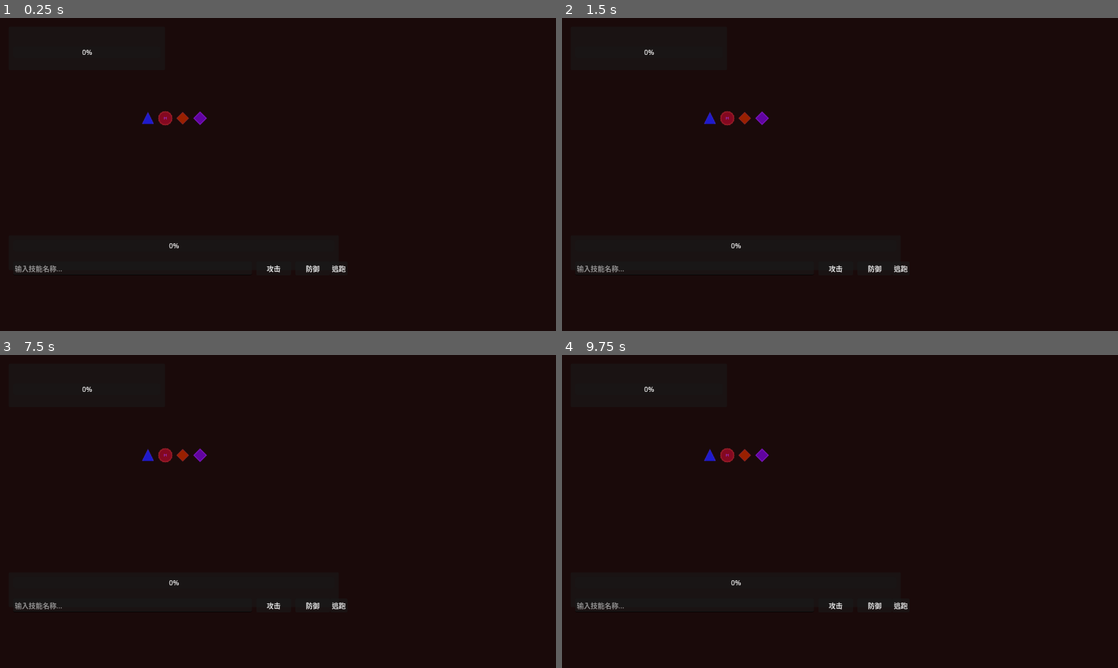
Above: before the commit, frames 1-4 (two rows, left to right).
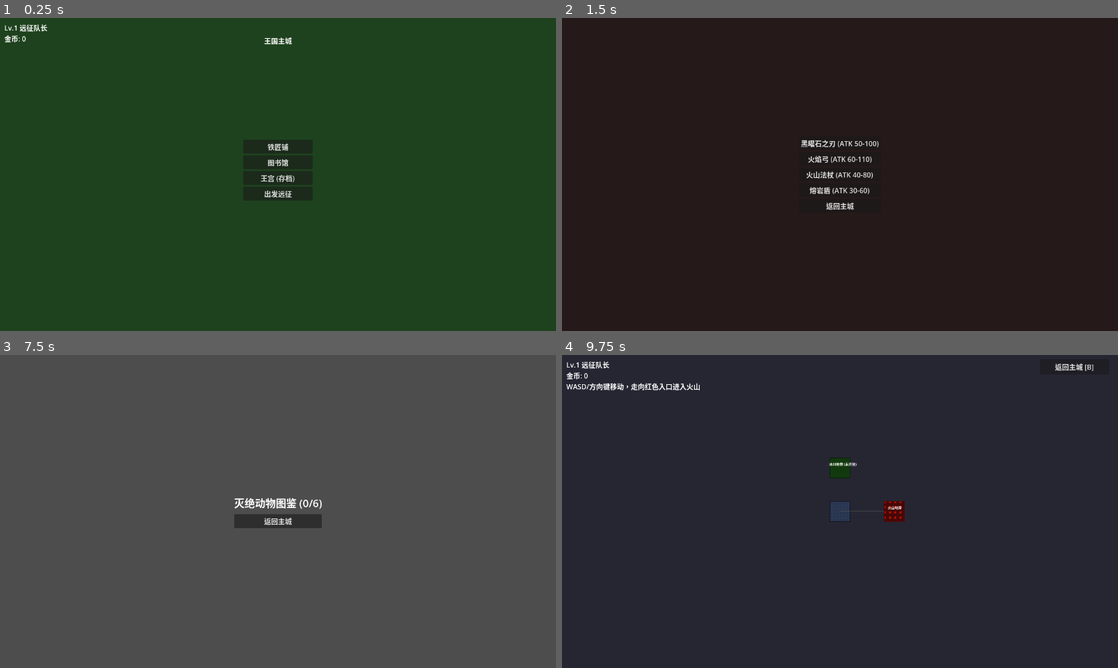
Above: after the commit, the same moments.

Repository: Dzcdzc2001/vibejam2026
Game: Godot game, scene res://scenes/battle_scene.tscn
Same seed, same stepped clock (60 frames per second), same inputs: the game is played once before the commit and once after it. This scene is started directly instead of the project's main scene.
Inputs (mouse positions are in pixels of both pictures, inside the frame that each line leads up to):
- Up to frame 1 (0.25 s): no input
- Up to frame 2 (1.5 s): click (834, 268) at 0.5 s, where only the run before the commit has a clickable "攻击"; click (840, 146) at 1.25 s, where only the run after the commit has a clickable "铁匠铺"
- Up to frame 3 (7.5 s): click (278, 480) at 2 s, where only the run after the commit has a clickable "黑曜石之刃 (ATK 50-100)"; click (311, 605) at 2.75 s, where only the run before the commit has a clickable "防御"; click (278, 495) at 3.5 s, where only the run after the commit has a clickable "火焰弓 (ATK 60-110)"; click (339, 605) at 4.25 s, where only the run before the commit has a clickable "逃跑"; click (278, 511) at 5 s, where only the run after the commit has a clickable "火山法杖 (ATK 40-80)"; click (278, 527) at 5.75 s, where only the run after the commit has a clickable "熔岩盾 (ATK 30-60)"; click (278, 542) at 6.5 s, where only the run after the commit has a clickable "返回主城"; click (278, 498) at 7.25 s, where only the run after the commit has a clickable "图书馆"
- Up to frame 4 (9.75 s): click (840, 520) at 8 s, where only the run after the commit has a clickable "返回主城"; click (840, 514) at 8.75 s, where only the run after the commit has a clickable "王宫 (存档)"; click (840, 530) at 9.5 s, where only the run after the commit has a clickable "出发远征"

The runs differ from the first frame. In frame 1, 100% of the frame differs, in the area x 0-100%, y 0-100%; in frame 2, 1.3%; in frame 3, 100%; in frame 4, 100%.
Error before the commit: Parse Error: Too many arguments for "get()" call. Expected at most 1 but received 2. (res://scripts/scenes/battle_scene.gd:20)

Commit message:
fix: Resource.get() takes 1 arg, fix property mapping current_ -> base_

Diff:
--- a/bianjingyuanzheng/scripts/scenes/battle_scene.gd
+++ b/bianjingyuanzheng/scripts/scenes/battle_scene.gd
@@ -17,7 +17,7 @@
 	var required_keys := ["current_hp", "current_atk", "current_def", "current_spd", "current_res"]
 	for key in required_keys:
 		if not monster_instance.has(key):
-			monster_instance[key] = monster_data.get(key.trim_prefix("current_"), 0)
+			monster_instance[key] = monster_data.get(key.replace("current_", "base_"))
 
 	add_child(turn_manager)
 	add_child(qte_controller)
Not shown, added: bianjingyuanzheng/assets/placeholder/actor_32x32.png.import
Not shown, added: bianjingyuanzheng/assets/placeholder/icon_32x32.png.import
Not shown, added: bianjingyuanzheng/assets/placeholder/tile_32x32.png.import
Not shown, changed: .claude/settings.local.json
